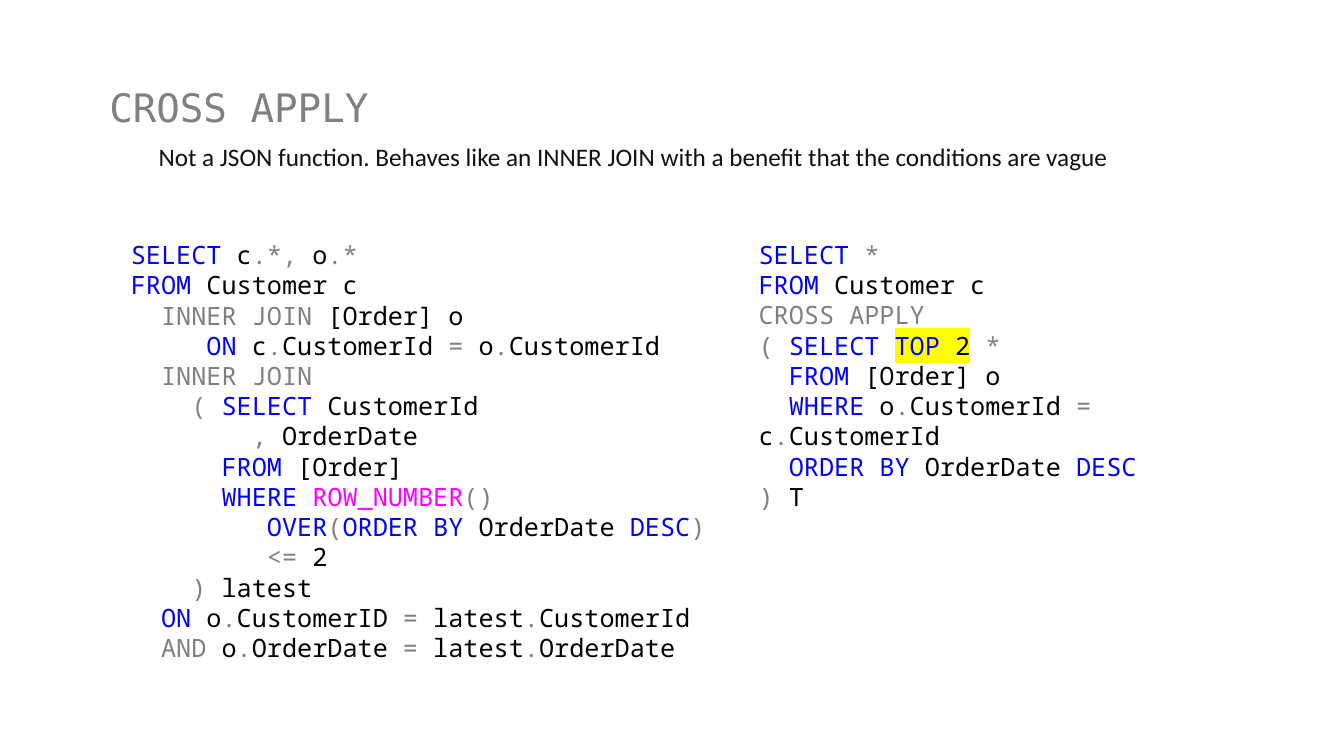
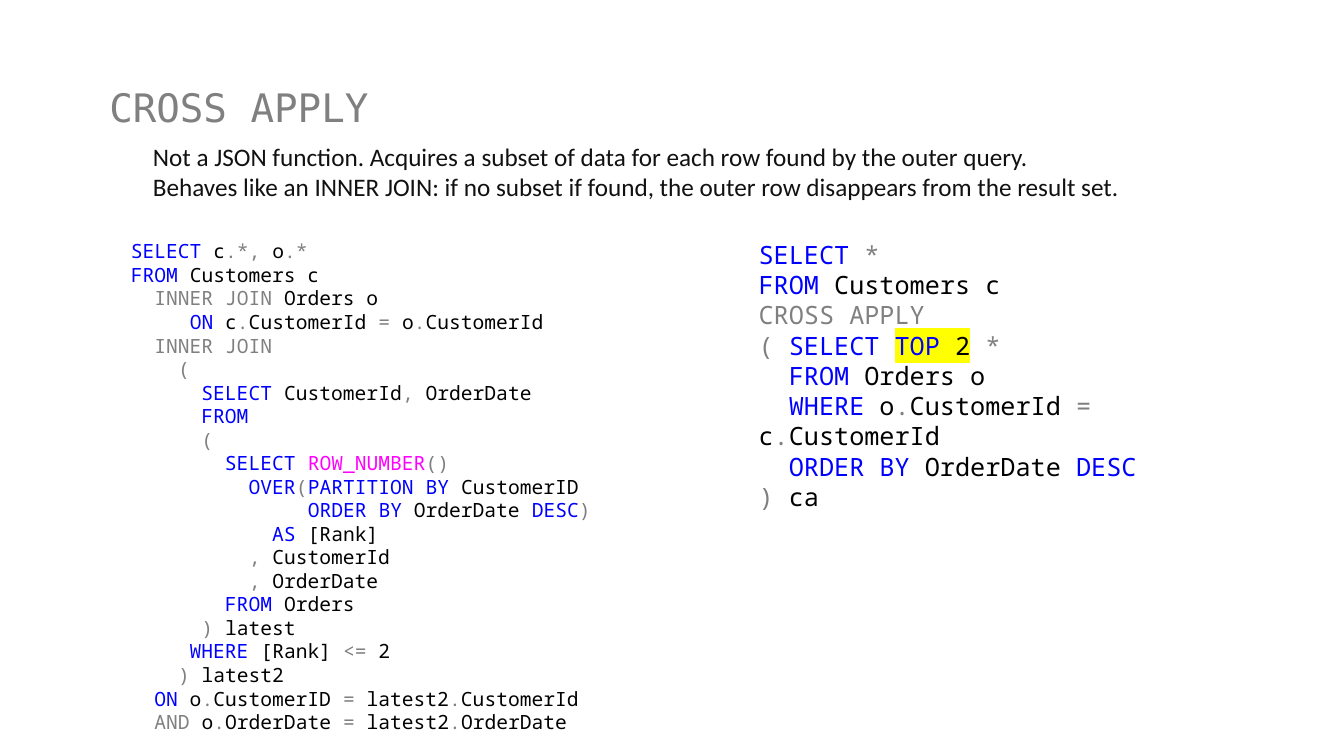
Before and after one commit to jbfoushee/MyPresentations, a slide deck: slide 39 of TSQL_JSON_Operators/TSQL_JSON_Operators.pptx (slide 20 before the commit). Drawn at 1344x756 pixels with LibreOffice and Linux fonts; fonts in the diff are those of the drawing. Boxes give left, top, right and bottom in pixels: in the first picture for what was removed or moved away, otherwise in the second. Text is boxed around its words. In the diff, an @@ line names an element or a change of style, - is before the commit and + after.

```diff
--- a/TSQL_JSON_Operators/TSQL_JSON_Operators.pptx
+++ b/TSQL_JSON_Operators/TSQL_JSON_Operators.pptx
@@ text at (x1=153, y1=148, x2=1118, y2=200): text changed @@
-Not a JSON function. Behaves like an INNER JOIN with a benefit that the conditions are vague
+Not a JSON function. Acquires a subset of data for each row found by the outer query.
+Behaves like an INNER JOIN: if no subset if found, the outer row disappears from the result set.
@@ text at (x1=759, y1=245, x2=1136, y2=477): text changed; text colour #808080 to #000000 @@
-) T
+) ca
@@ text at (x1=131, y1=267, x2=378, y2=306): text changed; size 18 to 14 pt @@
-FROM Customer c
-INNER JOIN [Order] o
+FROM Customers c
+INNER JOIN Orders o
@@ text at (x1=131, y1=243, x2=543, y2=636): size 18 to 14 pt in "SELECT c.*, o.*", "ON c.CustomerId = o.CustomerId", "INNER JOIN", ", OrderDate" and 1 more places @@
@@ text at (x1=759, y1=275, x2=1000, y2=295): text changed @@
-FROM Customer c
+FROM Customers c
@@ text at (x1=201, y1=385, x2=591, y2=565): text changed; size 18 to 14 pt @@
-( SELECT CustomerId
+(
+SELECT CustomerId, OrderDate
+FROM
+(
+SELECT ROW_NUMBER()
+OVER(PARTITION BY CustomerID
+ORDER BY OrderDate DESC)
+AS [Rank]
+, CustomerId
@@ text at (x1=789, y1=362, x2=985, y2=386): text changed @@
-FROM [Order] o
+FROM Orders o
@@ text at (x1=225, y1=596, x2=355, y2=612): text changed; size 18 to 14 pt; text colour #0000FF to #000000 @@
-FROM [Order]
-WHERE ROW_NUMBER()
-OVER(ORDER BY OrderDate DESC)
-<= 2
+FROM Orders
@@ text at (x1=154, y1=643, x2=579, y2=730): text changed; size 18 to 14 pt @@
-ON o.CustomerID = latest.CustomerId
-AND o.OrderDate = latest.OrderDate
+WHERE [Rank] <= 2
+) latest2
+ON o.CustomerID = latest2.CustomerId
+AND o.OrderDate = latest2.OrderDate
```
Also in this commit, not shown: 15 other slides changed, 47 slides added, 1 slide removed, 3 other files.
